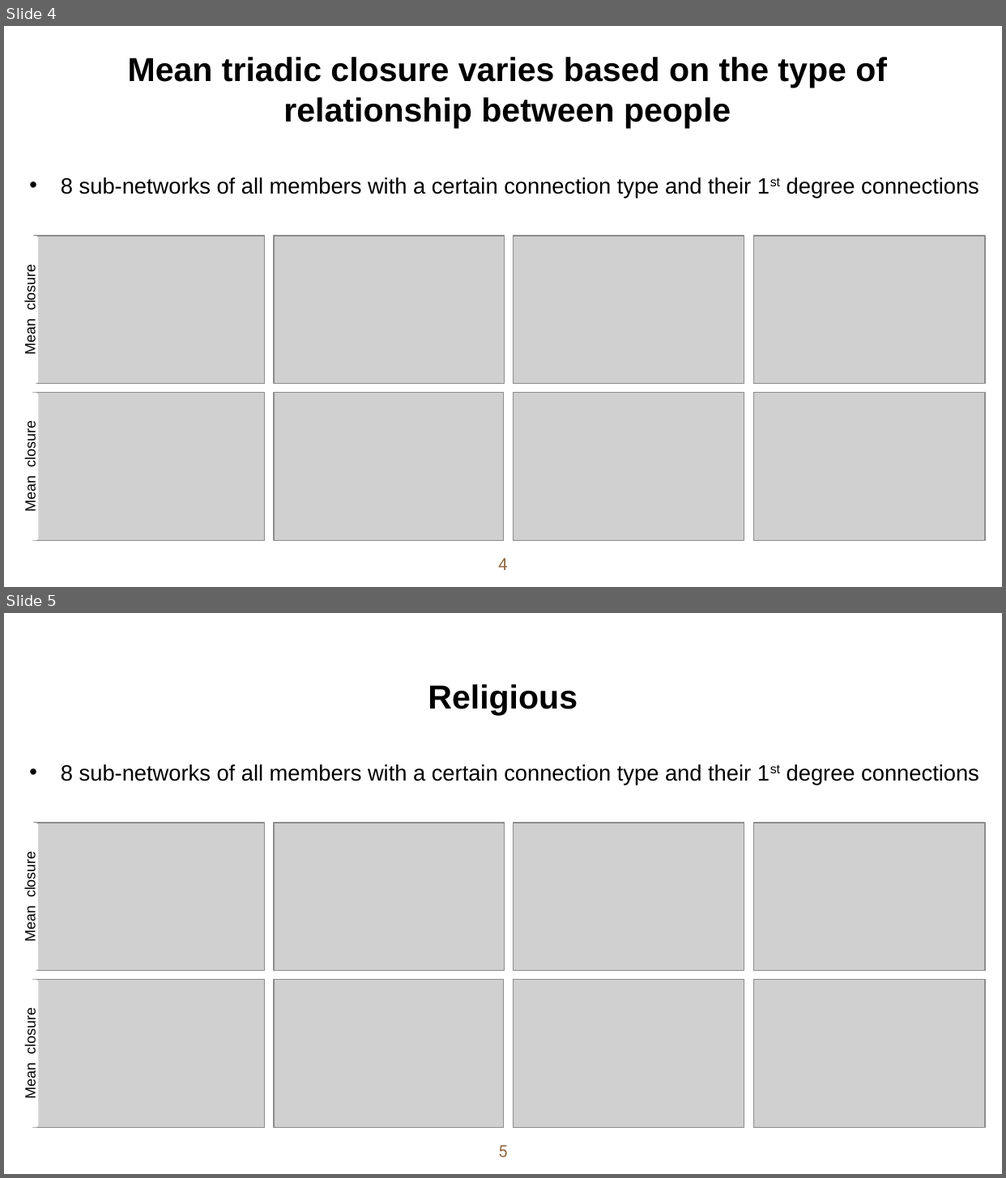
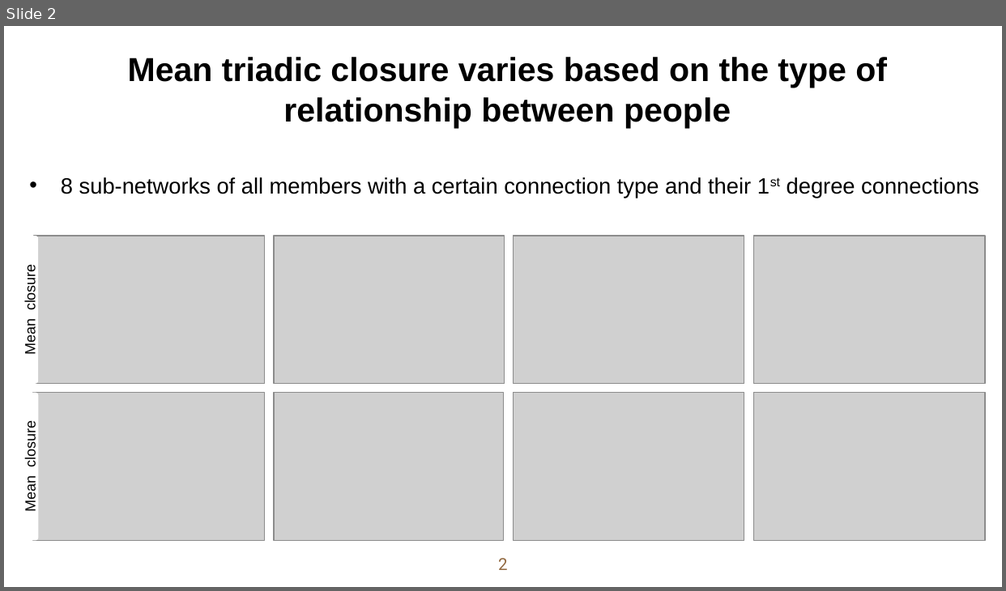
Before and after one commit to alex-luwenhui/MSBA-Team6-BaconProject, a slide deck: Mira slides.pptx. Shown one above the other, each under a label of ours: slides 4 and 5 before the commit, slide 2 after it. The pictures are 1006x1178 and 1006x591 pixels, drawn with LibreOffice and Linux fonts; fonts in the diff are those of the drawing; grey boxes stand for pictures; background and template pictures are left out. Boxes give left, top, right and bottom in pixels: in the first picture for what was removed or moved away, otherwise in the second. Text is boxed around its words. In the diff, an @@ line names an element or a change of style, - is before the commit and + after.

```diff
--- a/Mira slides.pptx
+++ b/Mira slides.pptx
@@ slide 5 removed at [4,613,1002,1174], background picture (left out) @@
@@ text removed at [428,684,577,715] @@
-Religious
@@ text removed at [61,764,979,785] @@
-• 8 sub-networks of all members with a certain connection type and their 1st degree connections
@@ rounded rectangle removed at [21,823,38,970] @@
-Mean closure
@@ rounded rectangle removed at [21,979,38,1127] @@
-Mean closure
@@ group removed at [33,823,985,1127]: 8 pictures @@
@@ page number removed at [498,1145,508,1157] @@
-5
@@ what was slide 4 is now slide 2 @@
@@ page number at [498,558,508,570]: text changed @@
-4
+2
```
Also in this commit, not shown: 2 slides changed, 1 slide added, 3 other slides removed, 2 other files.
